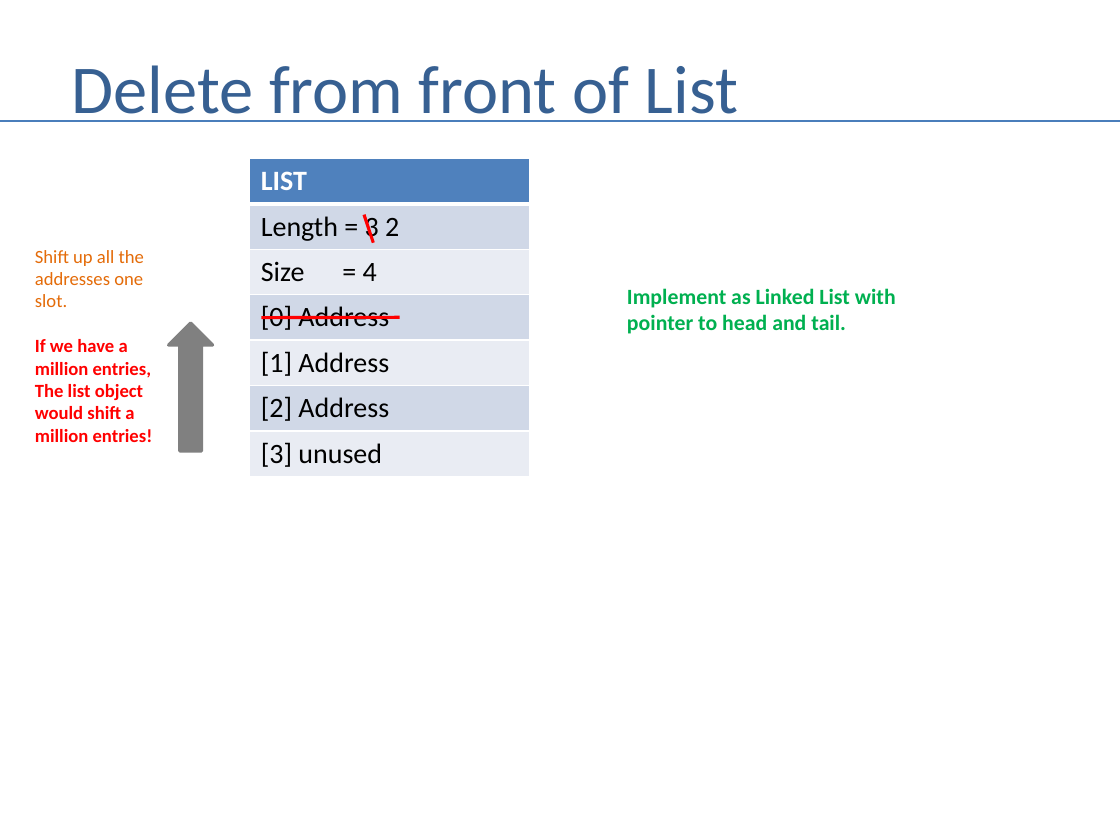
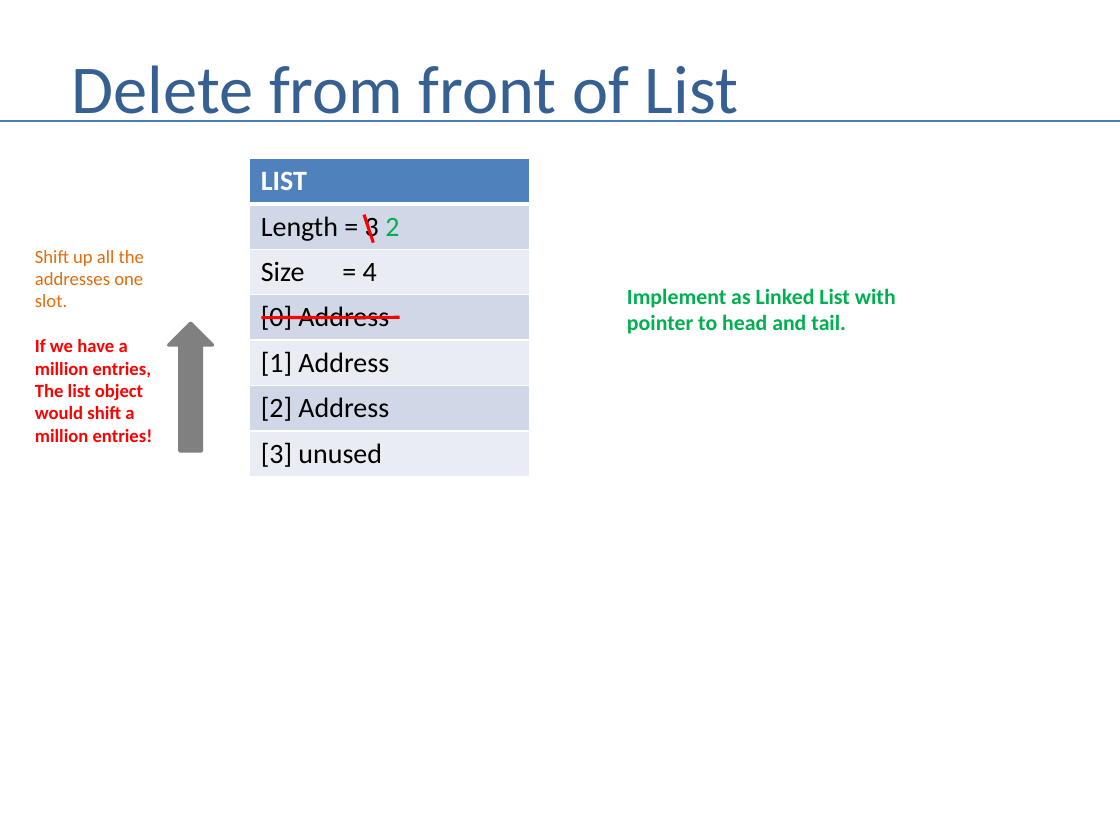
Before and after one commit to andrewferlitsch/Portland-Data-Science-Group, a slide deck: slide 20 of Presentations/Whiteboarding.pptx. Drawn at 1120x840 pixels with LibreOffice and Linux fonts; fonts in the diff are those of the drawing. Boxes give left, top, right and bottom in pixels: in the first picture for what was removed or moved away, otherwise in the second. Text is boxed around its words. In the diff, an @@ line names an element or a change of style, - is before the commit and + after.

```diff
--- a/Presentations/Whiteboarding.pptx
+++ b/Presentations/Whiteboarding.pptx
@@ table at bbox=[250, 158, 530, 476] @@
@@ text colour #000000 to #00B050 in "2" @@
```
Also in this commit, not shown: 1 other slide changed, 1 slide added.
